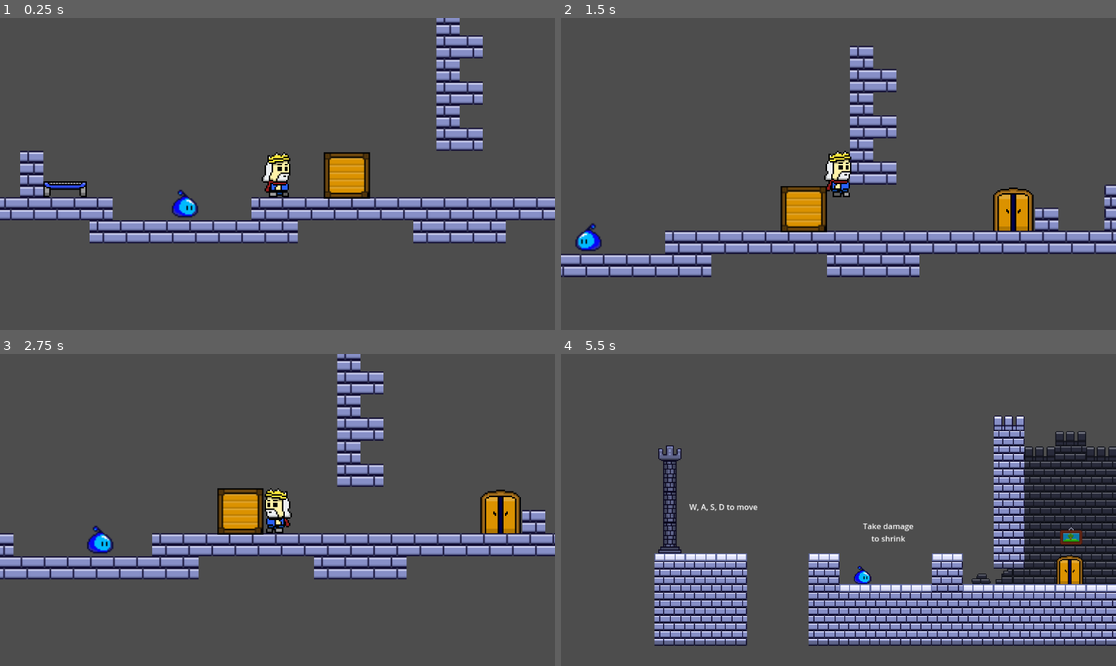
Above: before the commit, frames 1-4 (two rows, left to right).
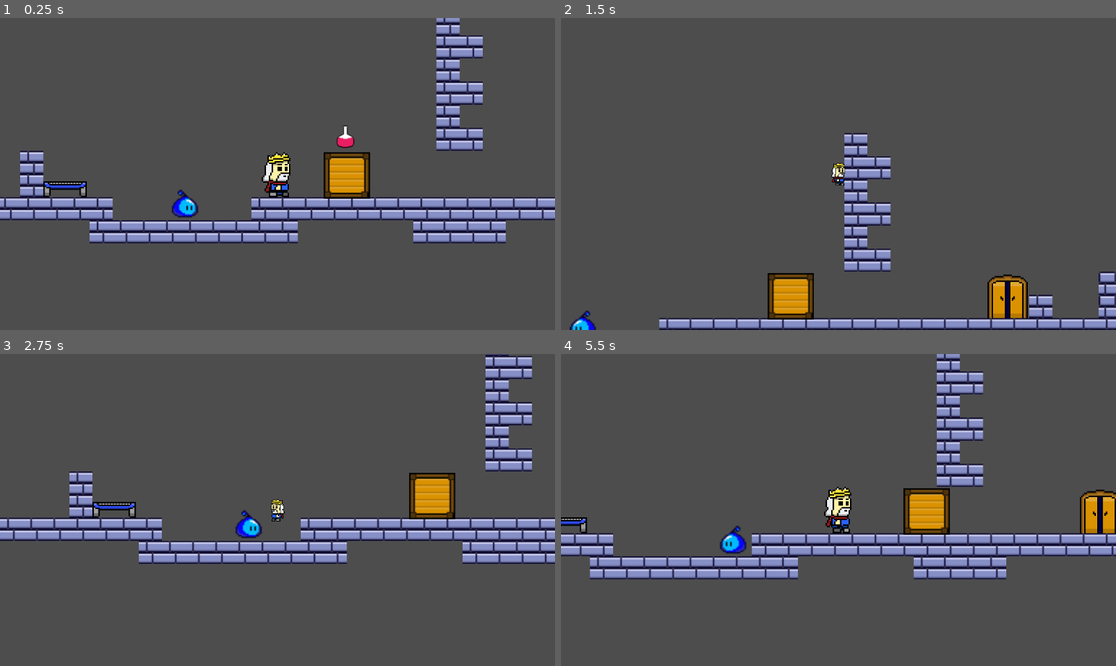
Above: after the commit, the same moments.

Repository: AND0MASTER/gamejam
Game: Godot game, scene res://Scenes/game.tscn
Two runs of this game, one before a commit and one after it. Both use one fixed random seed, a clock stepped at 60 frames per second and the inputs below.
Inputs:
- Up to frame 1 (0.25 s): no input
- Up to frame 2 (1.5 s): hold D (move_right) from 0.53 s (still down); tap F (grow) at 0.6, 1.35 s; tap W (jump) at 0.77 s
- Up to frame 3 (2.75 s): tap W (jump) at 1.52 s; release D (move_right) at 2.03 s; hold A (move_left) from 2.03 s (still down); tap F (grow) at 2.1 s
- Up to frame 4 (5.5 s): release A (move_left) at 2.78 s; hold D (move_right) 2.78-4.28 s; tap F (grow) every 0.75 s from 2.85 to 5.1 s; tap W (jump) at 3.02, 3.77, 4.52 s; hold A (move_left) 4.28-5.03 s; hold D (move_right) from 5.03 s (still down)

The runs differ from the first frame. In frame 1, 0.1% of the frame differs, in the area x 60-64%, y 34-42%; in frame 2, 22%; in frame 3, 24%; in frame 4, 38%, in the area x 0-100%, y 0-94%.

Commit message:
potion + climbing hitbox fix

Diff:
--- a/Scenes/game.tscn
+++ b/Scenes/game.tscn
@@ -8,6 +8,7 @@
 [ext_resource type="PackedScene" uid="uid://cwf5iilqana32" path="res://Scenes/spike.tscn" id="6_i6g32"]
 [ext_resource type="PackedScene" uid="uid://ctvepsm4qbnfr" path="res://Scenes/door.tscn" id="7_1l0tm"]
 [ext_resource type="PackedScene" uid="uid://cknp80mwwva0" path="res://Scenes/push_box.tscn" id="8_v158k"]
+[ext_resource type="PackedScene" uid="uid://xm1mk3nl7snj" path="res://Scenes/potion.tscn" id="9_h4fw4"]
 
 [sub_resource type="TileSetAtlasSource" id="TileSetAtlasSource_wrm1d"]
 texture = ExtResource("1_qxrlw")
@@ -148,3 +149,6 @@
 
 [node name="pushBox" parent="." instance=ExtResource("8_v158k")]
 position = Vector2(50, -32)
+
+[node name="Potion" parent="." instance=ExtResource("9_h4fw4")]
+position = Vector2(49, -58)
--- a/Scenes/player.tscn
+++ b/Scenes/player.tscn
@@ -82,4 +82,4 @@
 
 [node name="RayCastWall" type="RayCast2D" parent="."]
 position = Vector2(0, 13)
-target_position = Vector2(14, 0)
+target_position = Vector2(9, 0)
--- /dev/null
+++ b/Scenes/potion.tscn
@@ -0,0 +1,20 @@
+[gd_scene load_steps=4 format=3 uid="uid://xm1mk3nl7snj"]
+
+[ext_resource type="Script" uid="uid://i8kkqdjbmntg" path="res://Script/potion.gd" id="1_nymo1"]
+[ext_resource type="Texture2D" uid="uid://c065yighun1hl" path="res://Assets/potion.png" id="2_xi5ht"]
+
+[sub_resource type="CircleShape2D" id="CircleShape2D_nymo1"]
+radius = 8.06226
+
+[node name="Potion" type="Area2D"]
+collision_mask = 2
+script = ExtResource("1_nymo1")
+
+[node name="Sprite2D" type="Sprite2D" parent="."]
+scale = Vector2(0.5, 0.5)
+texture = ExtResource("2_xi5ht")
+
+[node name="CollisionShape2D" type="CollisionShape2D" parent="."]
+shape = SubResource("CircleShape2D_nymo1")
+
+[connection signal="body_entered" from="." to="." method="_on_body_entered"]
--- a/Script/player.gd
+++ b/Script/player.gd
@@ -7,8 +7,6 @@
 @onready var ray_cast_small: RayCast2D = $RayCastSmall
 @onready var ray_cast_wall: RayCast2D = $RayCastWall
 
-
-
 func _physics_process(delta: float) -> void:
 	#SIZE
 	scale.x = AutoLoadedScript.SIZE
@@ -16,7 +14,6 @@
 	# Add the gravity.
 	if not is_on_floor():
 		velocity += get_gravity() * delta
-
 	# Handle jump.
 	if Input.is_action_just_pressed("jump") and is_on_floor():
 		velocity.y = JUMP_VELOCITY * AutoLoadedScript.SIZE
@@ -50,5 +47,4 @@
 	#Climbing
 	if ray_cast_wall.is_colliding() && AutoLoadedScript.climbing == true:
 		velocity.y = -50
-
 	move_and_slide()
--- /dev/null
+++ b/Script/potion.gd
@@ -0,0 +1,6 @@
+extends Area2D
+
+
+func _on_body_entered(body: Node2D) -> void:
+	AutoLoadedScript.SIZE = 0.5
+	queue_free()
Not shown: 1 places in Scenes/game.tscn that only renumber resources
Not shown: 1 places in Scenes/menu.tscn that only renumber resources
Not shown, added: Script/potion.gd.uid
